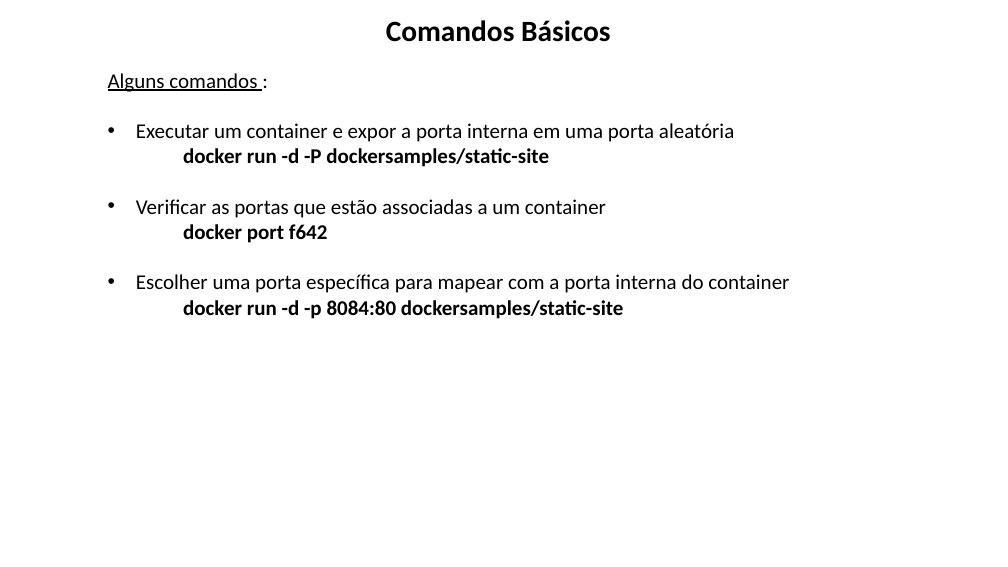
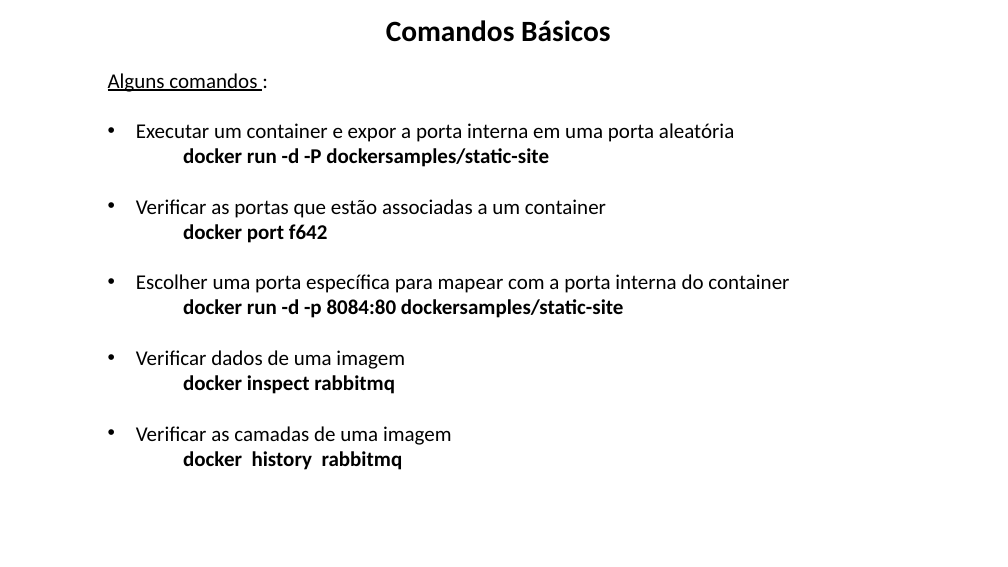
Before and after one commit to lacsousa/learning-docker, a slide deck: slide 13 of docs/docker-resumo.pptx. Drawn at 1008x567 pixels with LibreOffice and Linux fonts; fonts in the diff are those of the drawing. Boxes give left, top, right and bottom in pixels: in the first picture for what was removed or moved away, otherwise in the second. Text is boxed around its words. In the diff, an @@ line names an element or a change of style, - is before the commit and + after.

Commit message:
Ajustes na imagem app-node e no resumo

```diff
--- a/docs/docker-resumo.pptx
+++ b/docs/docker-resumo.pptx
@@ text at (x1=136, y1=350, x2=452, y2=470): paragraphs added @@
+• Verificar dados de uma imagem
+docker inspect rabbitmq
+• Verificar as camadas de uma imagem
+docker history rabbitmq
```
Also in this commit, not shown: 3 other slides changed, 2 other files.
